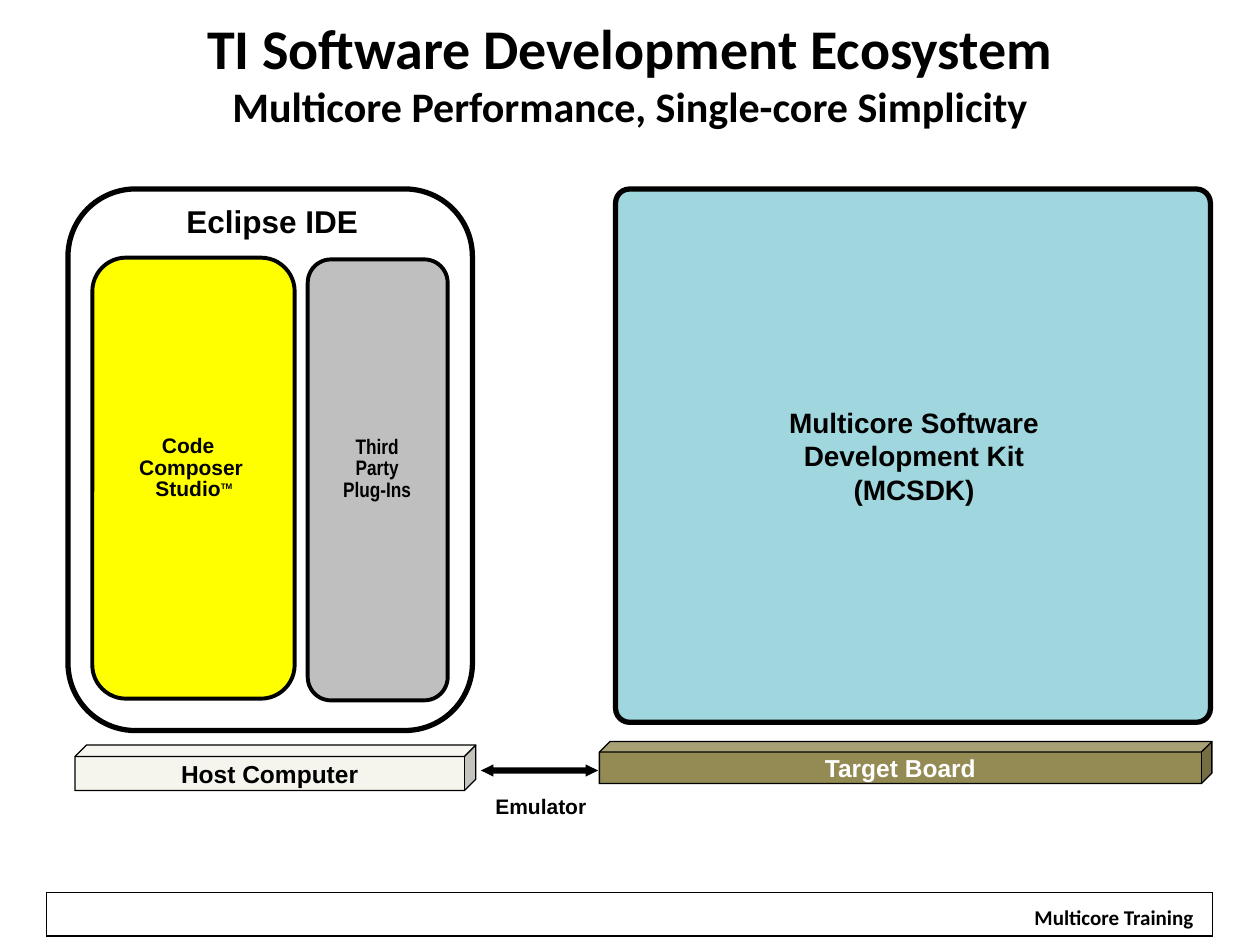
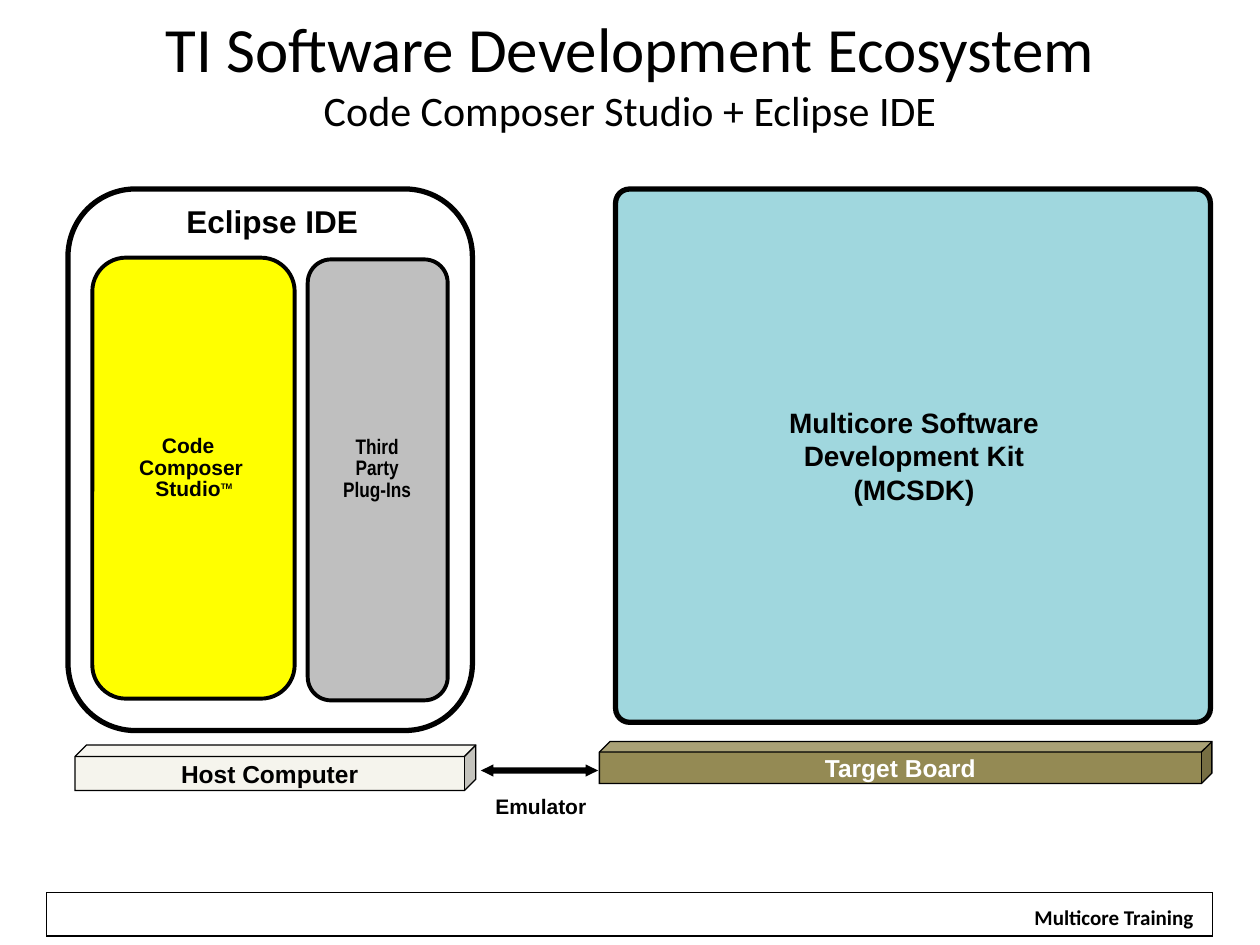
Before and after one commit to hari1989/keystone-workshop, a slide deck: slide 7 of slides/Introduction to KeyStone Software Ecosystem.pptx. Drawn at 1260x945 pixels with LibreOffice and Linux fonts; fonts in the diff are those of the drawing; background and template pictures are left out. Boxes give left, top, right and bottom in pixels: in the first picture for what was removed or moved away, otherwise in the second. Text is boxed around its words. In the diff, an @@ line names an element or a change of style, - is before the commit and + after.

```diff
--- a/slides/Introduction to KeyStone Software Ecosystem.pptx
+++ b/slides/Introduction to KeyStone Software Ecosystem.pptx
@@ title at bbox=[165, 28, 1093, 133]: text changed; size 24 to 36 pt; bold off @@
-TI Software Development Ecosystem
-Multicore Performance, Single-core Simplicity
+TI Software Development Ecosystem
+Code Composer Studio + Eclipse IDE
```
Also in this commit, not shown: 16 other slides changed, 1 other file.
